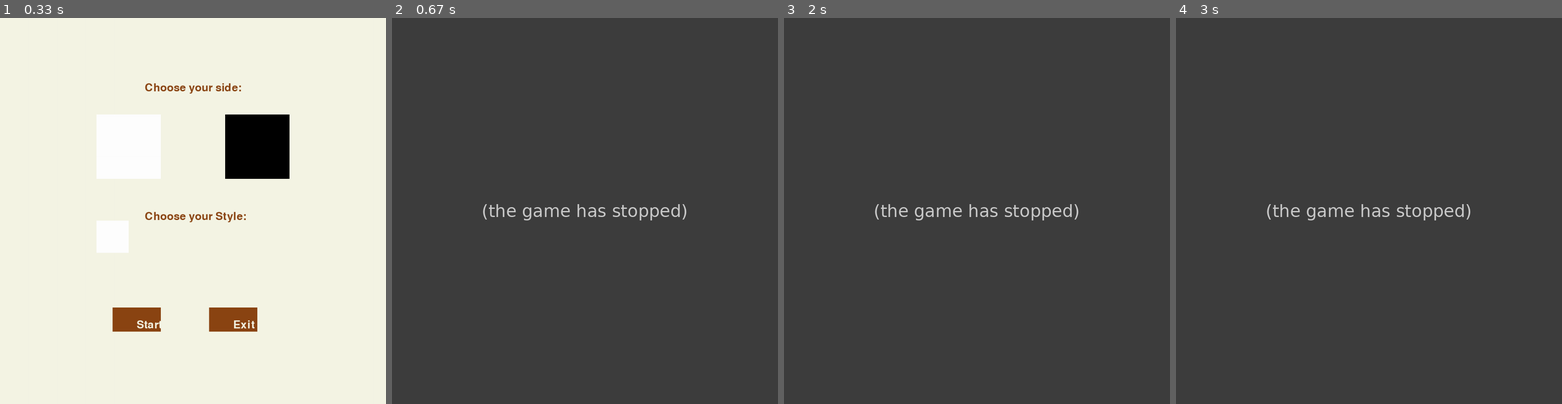
Above: before the commit, frames 1-4 (left to right).
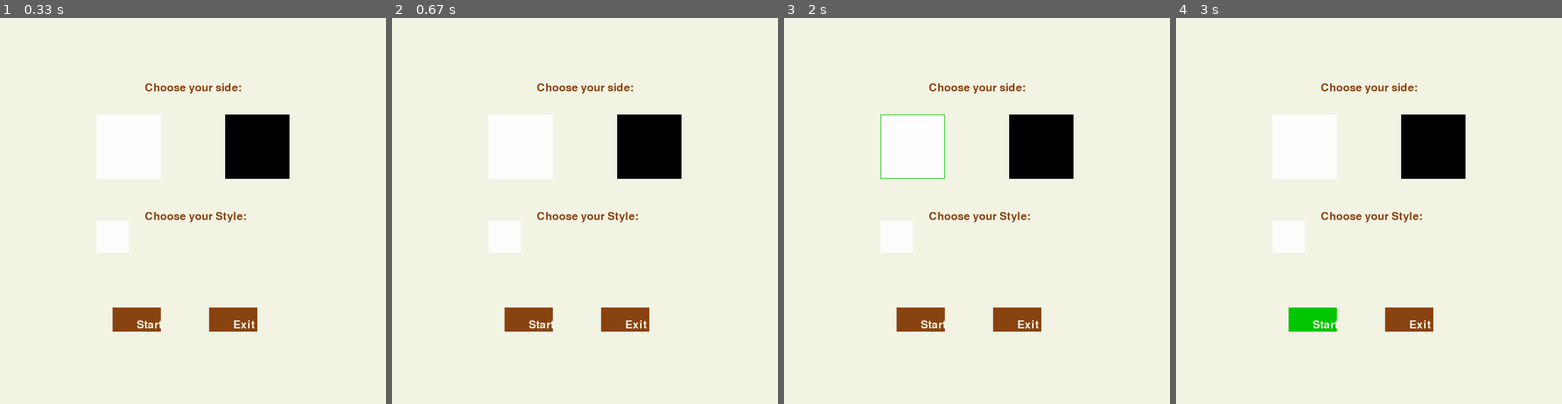
Above: after the commit, the same moments.

Repository: WilliamBayliss/Chess-Pygame
Game: pygame game, started from chess.py
Same seed, same stepped clock (60 frames per second), same inputs: the game is played once before the commit and once after it.
Inputs (mouse positions are in pixels of both pictures, inside the frame that each line leads up to):
- Up to frame 1 (0.33 s): no input
- Up to frame 2 (0.67 s): tap Enter at 0.33 s
- Up to frame 3 (2 s): click (911, 145) at 1.82 s
- Up to frame 4 (3 s): click (1376, 79) at 2.15 s

Frame 1 is identical in both runs. In frame 2, 100% of the frame differs, in the area x 0-100%, y 0-100%; in frame 3, 100%; in frame 4, 100%.
Error before the commit: NameError: name 'player_colour' is not defined (chess.py line 182); the game stopped at 0.33 s (later frames are placeholders)

Commit message:
Fix bug when ending start menu with enter key

Diff:
--- a/chess.py
+++ b/chess.py
@@ -145,8 +145,7 @@
 
 def start_menu():
     player = Player()
-    getting_player_info = True
-    while getting_player_info == True:
+    while True:
         screen.fill(LIGHT)
         mouse = pygame.mouse.get_pos()
 
@@ -179,9 +178,7 @@
                         case pygame.K_BACKSPACE:
                             player_name = player_name[:-1]
                         case pygame.K_RETURN:
-                            if start_menu_validator(player_colour, player_style):
-                                player.colour = player_colour
-                                player.style = player_style
+                            if start_menu_validator(player.colour, player.style):
                                 game()
                         case _:
                             player_name += event.unicode
